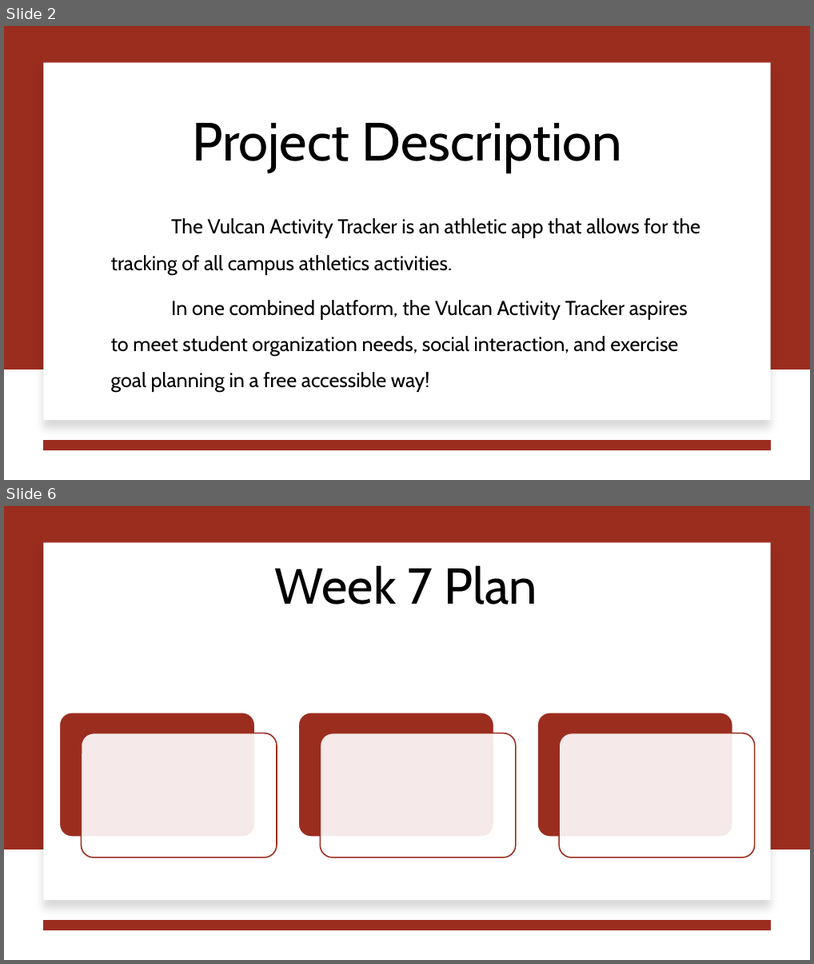
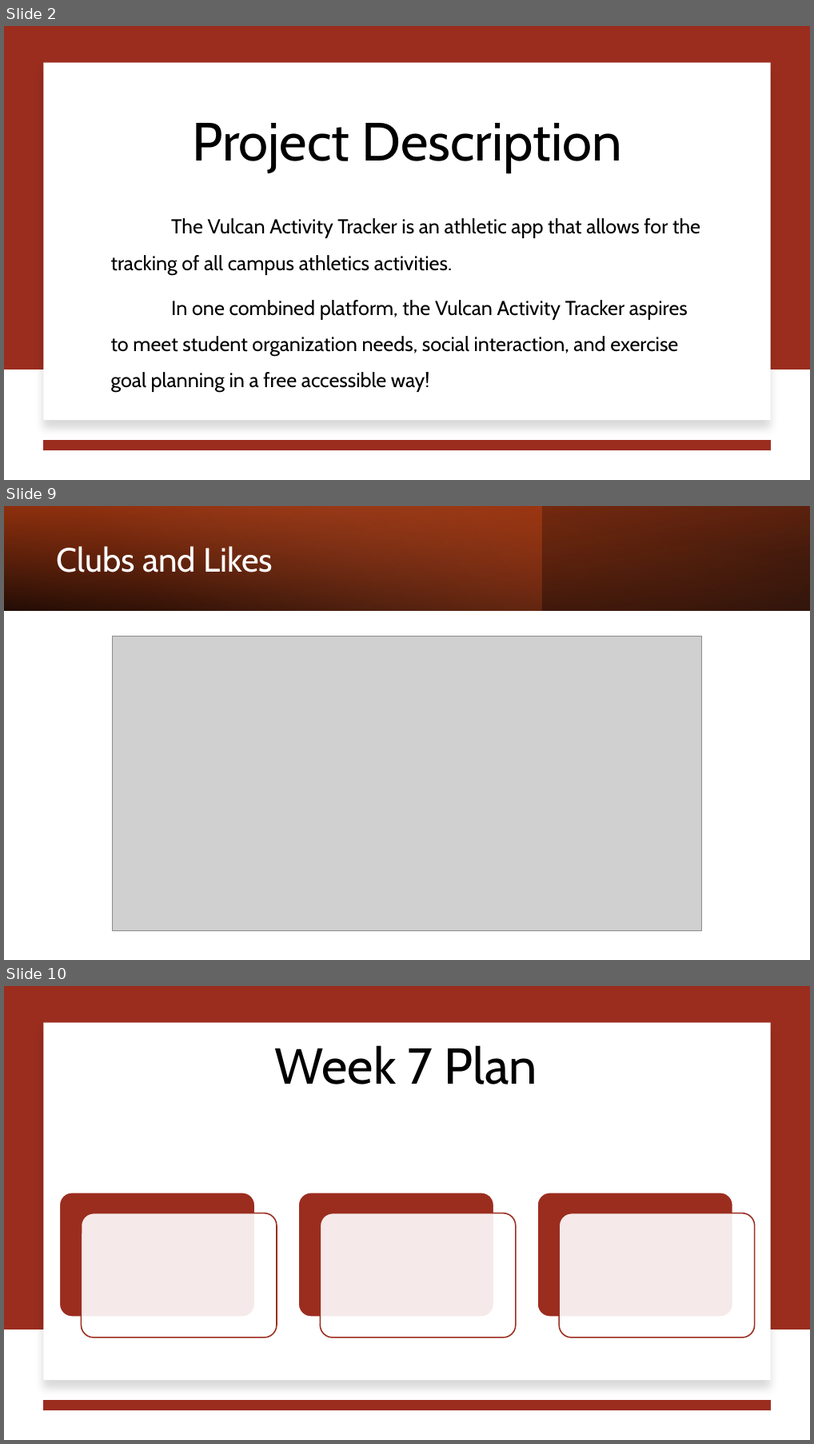
Before and after one commit to jjdeuce06/VulcanActivityTracker, a slide deck: Documentation/Weekly Report/week6/CMSC-4920-Group2-Week6.pptx. Shown one above the other, each under a label of ours: slides 2 and 6 before the commit, slides 2, 9 and 10 after it; the slides between them are not shown. The pictures are 814x964 and 814x1444 pixels, drawn with LibreOffice and Linux fonts; fonts in the diff are those of the drawing; grey boxes stand for pictures. Boxes give left, top, right and bottom in pixels: in the first picture for what was removed or moved away, otherwise in the second. Text is boxed around its words. In the diff, an @@ line names an element or a change of style, - is before the commit and + after.

```diff
--- a/Documentation/Weekly Report/week6/CMSC-4920-Group2-Week6.pptx
+++ b/Documentation/Weekly Report/week6/CMSC-4920-Group2-Week6.pptx
@@ slide 9 added at (4, 506, 810, 960), background #FFFFFF @@
@@ rectangle added at (4, 506, 810, 610), fill gradient #000000 to #9E3611 @@
@@ rectangle added at (4, 506, 542, 610), fill gradient #D34817 to #EF8C6A @@
@@ rectangle added at (4, 506, 810, 610), fill gradient #000000 to #D34817 @@
@@ title added at (56, 546, 274, 572), 40 pt, text #FFFFFF @@
+Clubs and Likes
@@ picture added at (113, 636, 702, 931) @@
@@ what was slide 6 is now slide 10 @@
```
Also in this commit, not shown: 3 slides changed, 3 other slides added, 1 other file.
